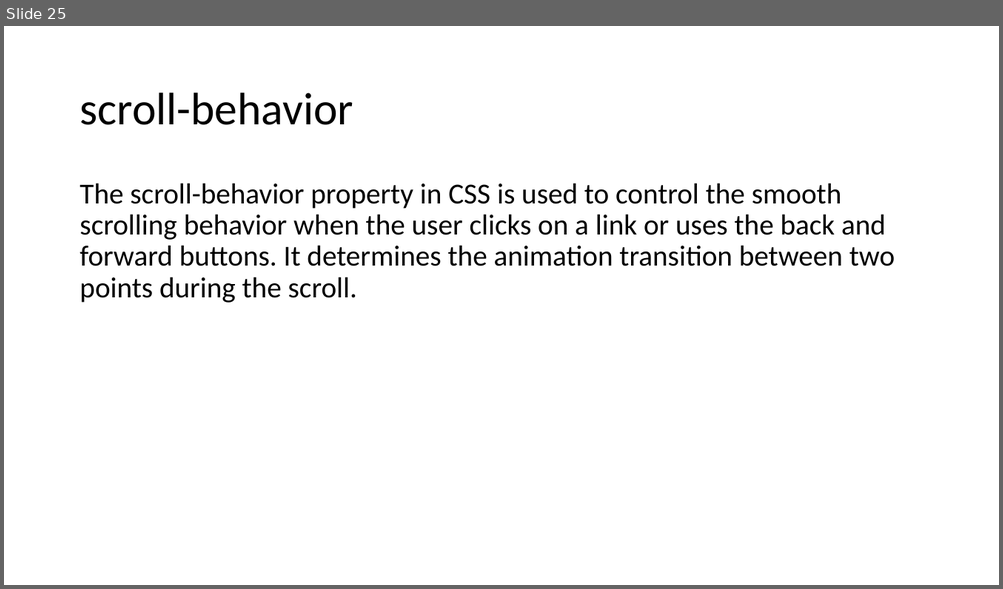
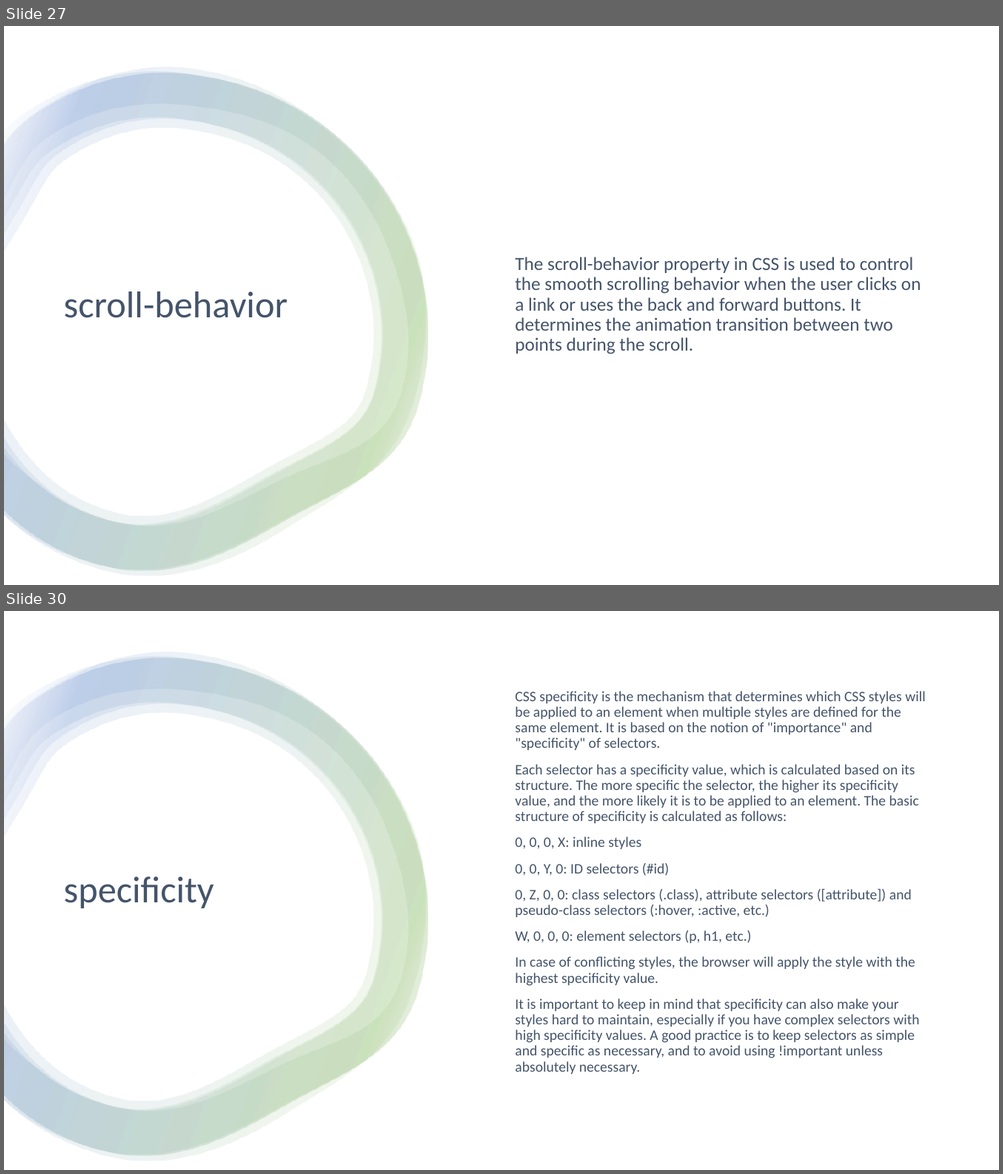
Before and after one commit to 1shaked/full-stack, a slide deck: 6ass/main6.pptx. Shown one above the other, each under a label of ours: slide 25 before the commit, slides 27 and 30 after it; the slides between them are not shown. The pictures are 1003x589 and 1003x1174 pixels, drawn with LibreOffice and Linux fonts; fonts in the diff are those of the drawing. Boxes give left, top, right and bottom in pixels: in the first picture for what was removed or moved away, otherwise in the second. Text is boxed around its words. In the diff, an @@ line names an element or a change of style, - is before the commit and + after.

```diff
--- a/6ass/main6.pptx
+++ b/6ass/main6.pptx
@@ slide 30 added at (x1=4, y1=611, x2=999, y2=1170), background #FFFFFF @@
@@ rectangle added at (x1=4, y1=611, x2=999, y2=1170), fill #FFFFFF @@
@@ group added at (x1=4, y1=652, x2=429, y2=1162): 4 freeform shapes @@
@@ text added at (x1=515, y1=691, x2=925, y2=1074), 14 pt, text #44546A @@
+CSS specificity is the mechanism that determines which CSS styles will be applied to an element when multiple styles are defined for the same element. It is based on the notion of "importance" and "specificity" of selectors.
+Each selector has a specificity value, which is calculated based on its structure. The more specific the selector, the higher its specificity value, and the more likely it is to be applied to an element. The basic structure of specificity is calculated as follows:
+0, 0, 0, X: inline styles
+0, 0, Y, 0: ID selectors (#id)
+0, Z, 0, 0: class selectors (.class), attribute selectors ([attribute]) and pseudo-class selectors (:hover, :active, etc.)
+W, 0, 0, 0: element selectors (p, h1, etc.)
+In case of conflicting styles, the browser will apply the style with the highest specificity value.
+It is important to keep in mind that specificity can also make your styles hard to maintain, especially if you have complex selectors with high specificity values. A good practice is to keep selectors as simple and specific as necessary, and to avoid using !important unless absolutely necessary.
@@ title added at (x1=64, y1=877, x2=214, y2=908), 36 pt, text #44546A @@
+specificity
@@ what was slide 25 is now slide 27 @@
@@ slide 27 changed as well @@
@@ rectangle added at (x1=4, y1=26, x2=999, y2=585), fill #FFFFFF @@
@@ group added at (x1=4, y1=67, x2=429, y2=577): 4 freeform shapes @@
@@ text "The scroll-behavior property in CSS ..." moved from (x1=79, y1=183, x2=894, y2=303) to (x1=515, y1=257, x2=921, y2=355) @@
@@ text "The scroll-behavior property in CSS ..." at (x1=515, y1=257, x2=921, y2=355): size 28 to 18 pt, text colour #000000 to #44546A; vertical alignment top to middle @@
@@ title "scroll-behavior" moved from (x1=79, y1=93, x2=353, y2=125) to (x1=64, y1=292, x2=287, y2=318) @@
@@ title "scroll-behavior" at (x1=64, y1=292, x2=287, y2=318): size 44 to 36 pt, text colour #000000 to #44546A @@
```
Also in this commit, not shown: 10 other slides changed, 17 other slides added, 3 slides removed, 28 other files.
